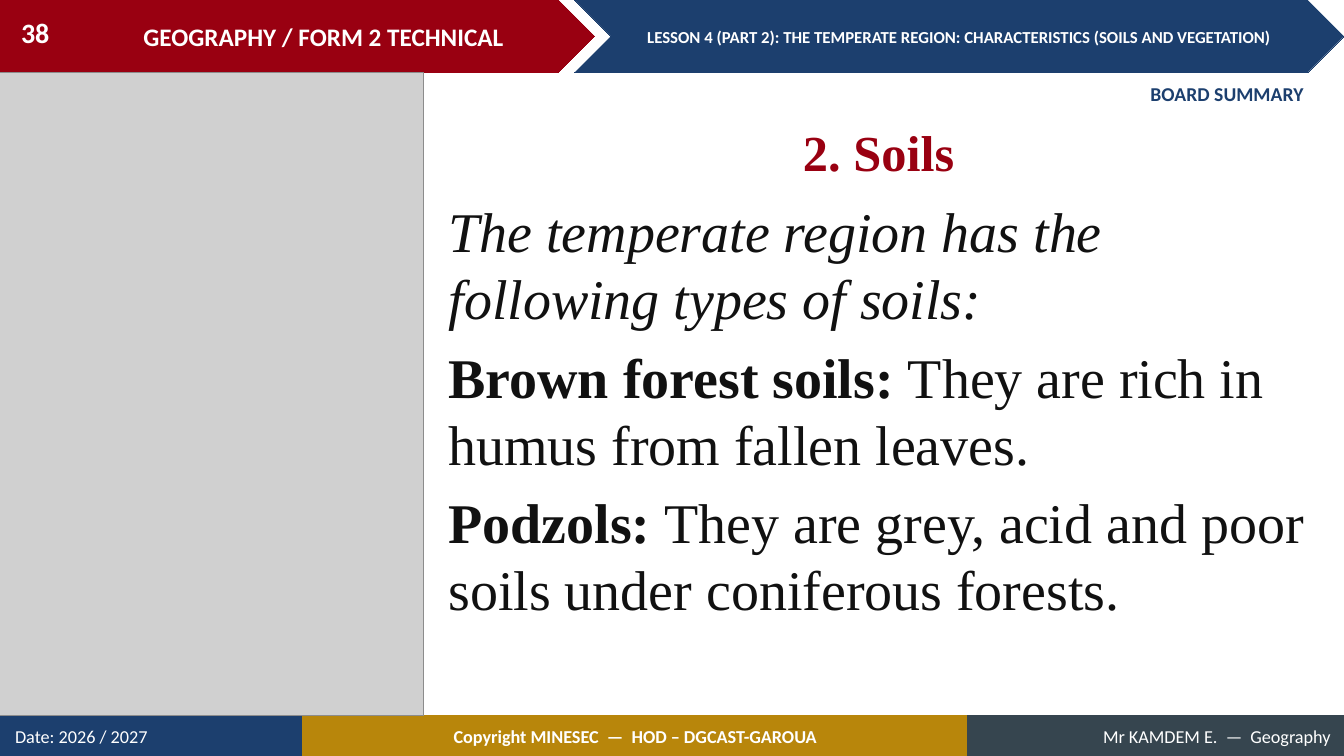
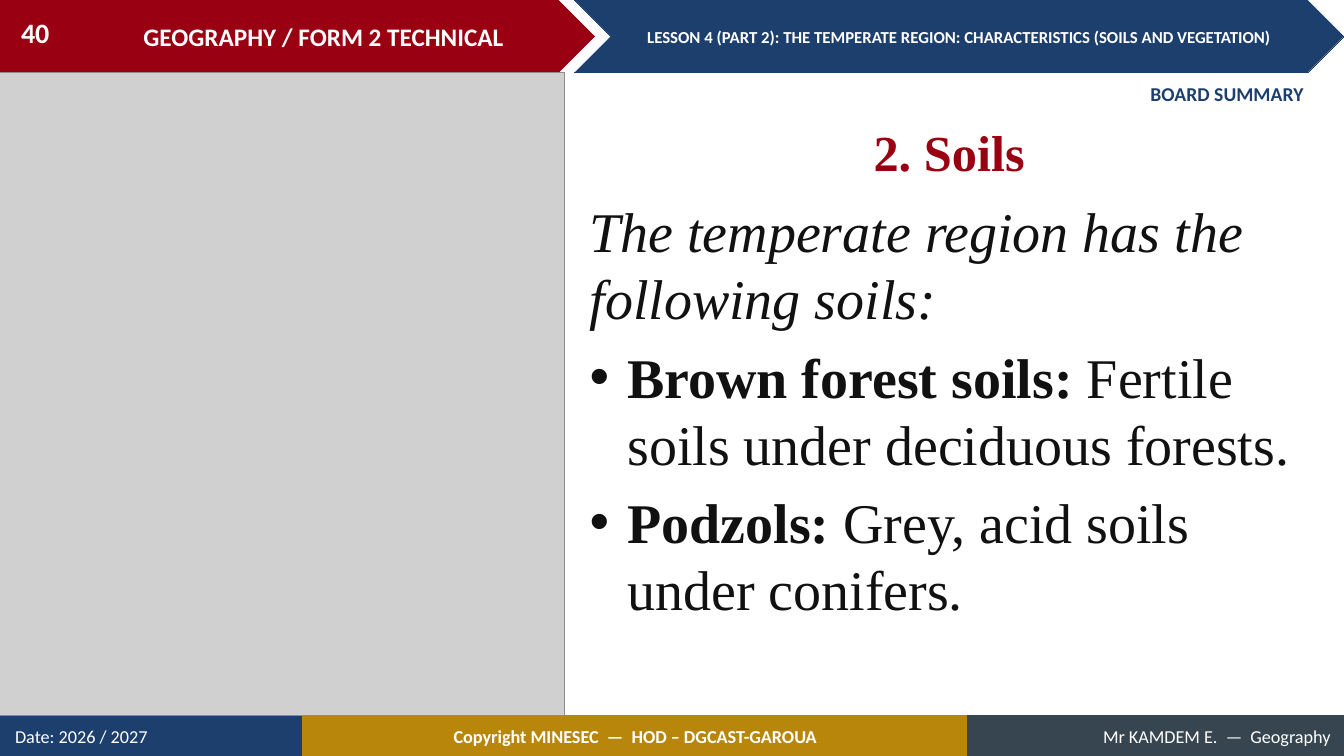
Before and after one commit to Berthautk/linea-github, a slide deck: slide 40 of lecons/F2T/17_S11_L4_P2_Temperate_Soils_Vegetation.pptx (slide 38 before the commit). Drawn at 1344x756 pixels with LibreOffice and Linux fonts; fonts in the diff are those of the drawing; grey boxes stand for pictures. Boxes give left, top, right and bottom in pixels: in the first picture for what was removed or moved away, otherwise in the second. Text is boxed around its words. In the diff, an @@ line names an element or a change of style, - is before the commit and + after.

```diff
--- a/lecons/F2T/17_S11_L4_P2_Temperate_Soils_Vegetation.pptx
+++ b/lecons/F2T/17_S11_L4_P2_Temperate_Soils_Vegetation.pptx
@@ page number at (21, 24, 49, 43): text changed @@
-38
+40
@@ picture: place and size @@
-picture at (0, 73, 423, 716)
+picture at (0, 73, 565, 716)
@@ text "2. Soils": place and size @@
-text "2. Soils" at (803, 136, 954, 172)
+text "2. Soils" at (874, 136, 1025, 172)
@@ text at (590, 213, 1289, 611): text changed @@
-The temperate region has the following types of soils:
-Brown forest soils: They are rich in humus from fallen leaves.
-Podzols: They are grey, acid and poor soils under coniferous forests.
+The temperate region has the following soils:
+• Brown forest soils: Fertile soils under deciduous forests.
+• Podzols: Grey, acid soils under conifers.
```
Also in this commit, not shown: 21 other slides changed, 3 slides added, 36 other files.
